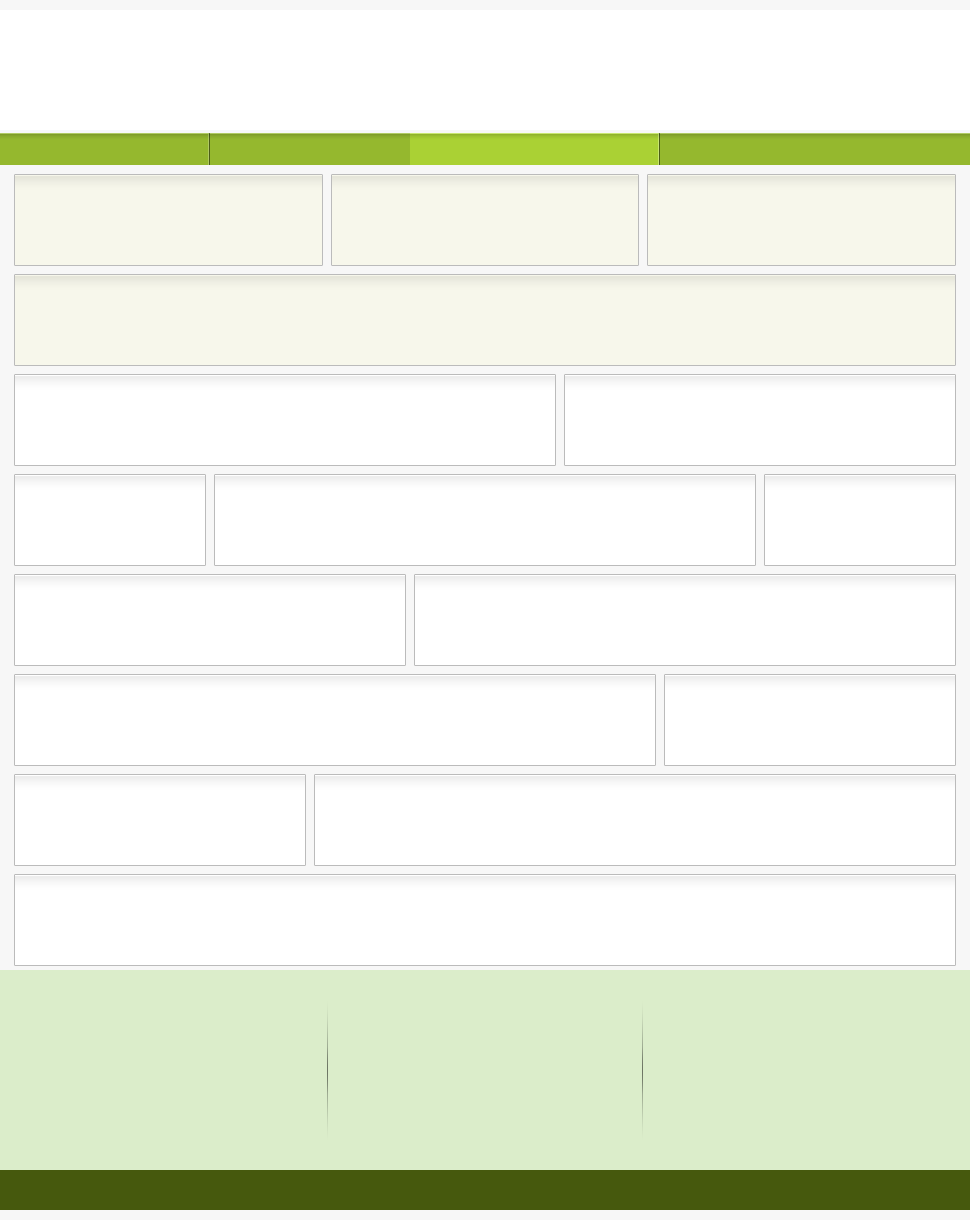
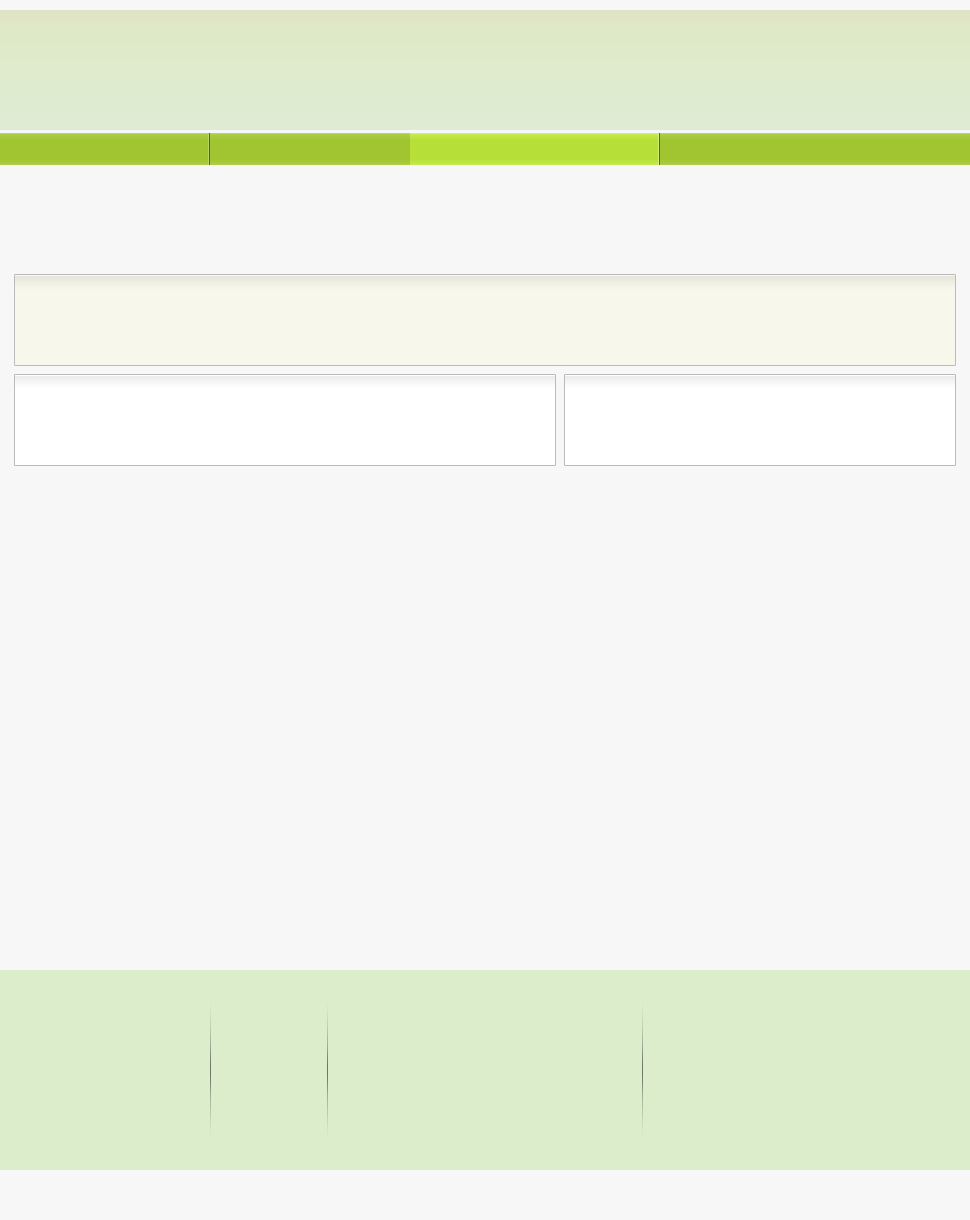
Two versions of the same layered image (970x1220). Layer-by-layer changes:
painted on "header" over (0, 10, 970, 130)
painted on "navbar" over (0, 133, 970, 165)
removed layer "header boxes" over (15, 175, 955, 265)
removed layer "footer" over (0, 1170, 970, 1210)
removed layer "sms" over (15, 475, 955, 565)
removed layer "tsm" over (15, 575, 955, 665)
removed layer "mms" over (15, 675, 955, 765)
removed layer "smm" over (15, 775, 955, 865)
removed layer "mmm" over (15, 875, 955, 965)
